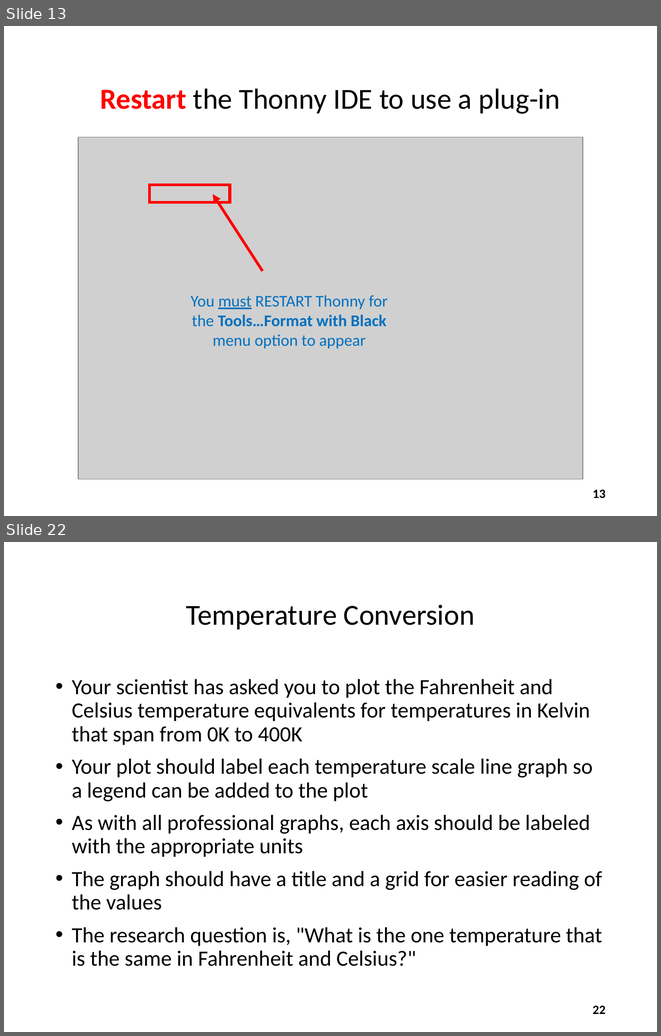
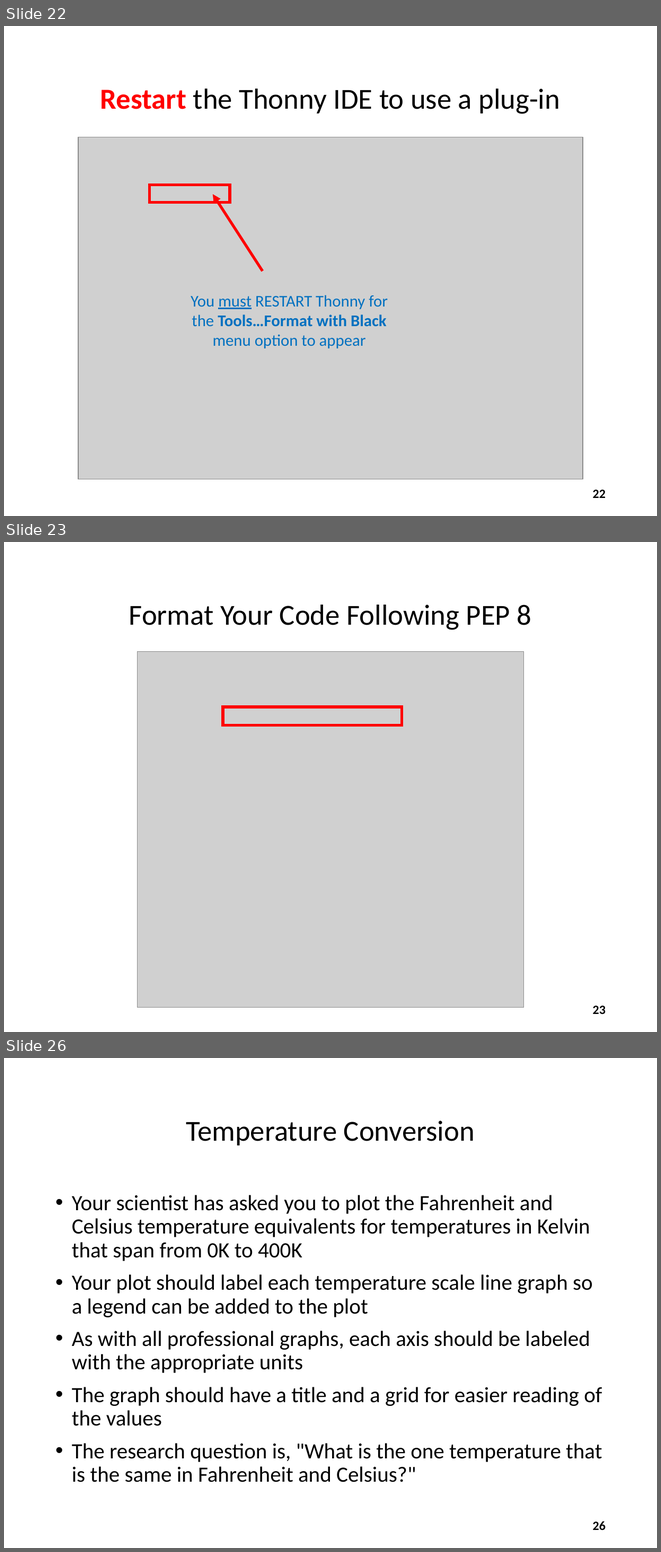
Before and after one commit to dbiersach/scicomp101, a slide deck: Session 03 - Making Line Graphs/Session 03 - Making Line Graphs.pptx. Shown one above the other, each under a label of ours: slides 13 and 22 before the commit, slides 22, 23 and 26 after it; the slides between them are not shown. The pictures are 661x1036 and 661x1552 pixels, drawn with LibreOffice and Linux fonts; fonts in the diff are those of the drawing; grey boxes stand for pictures. Boxes give left, top, right and bottom in pixels: in the first picture for what was removed or moved away, otherwise in the second. Text is boxed around its words. In the diff, an @@ line names an element or a change of style, - is before the commit and + after.

Commit message:
Demonstrate using Black formatter

```diff
--- a/Session 03 - Making Line Graphs/Session 03 - Making Line Graphs.pptx
+++ b/Session 03 - Making Line Graphs/Session 03 - Making Line Graphs.pptx
@@ slide 23 added at bbox=[4, 542, 657, 1032], background #FFFFFF @@
@@ title added at bbox=[129, 605, 531, 630], 32 pt, text #000000 @@
+Format Your Code Following PEP 8
@@ picture added at bbox=[137, 652, 524, 1007] @@
@@ rectangle added at bbox=[223, 706, 402, 725], outline #FF0000 3 pt @@
@@ page number added at bbox=[593, 1005, 606, 1014], 14 pt, text #000000, bold @@
+23
@@ what was slide 13 is now slide 22 @@
@@ page number at bbox=[593, 489, 606, 498]: text changed @@
-13
+22
@@ what was slide 22 is now slide 26 @@
@@ page number at bbox=[593, 1521, 606, 1530]: text changed @@
-22
+26
```
Also in this commit, not shown: 6 slides changed, 3 other slides added.
